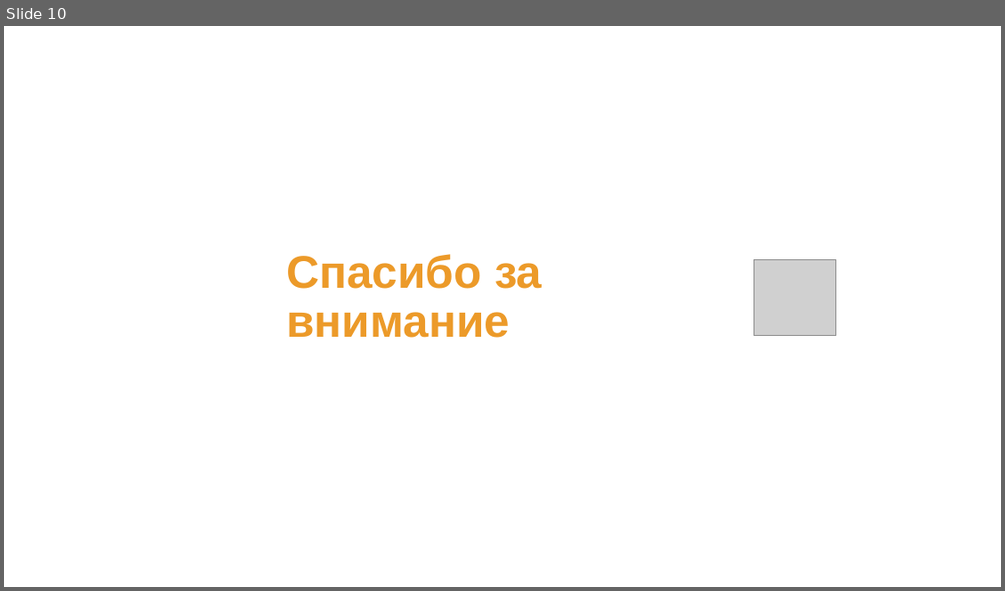
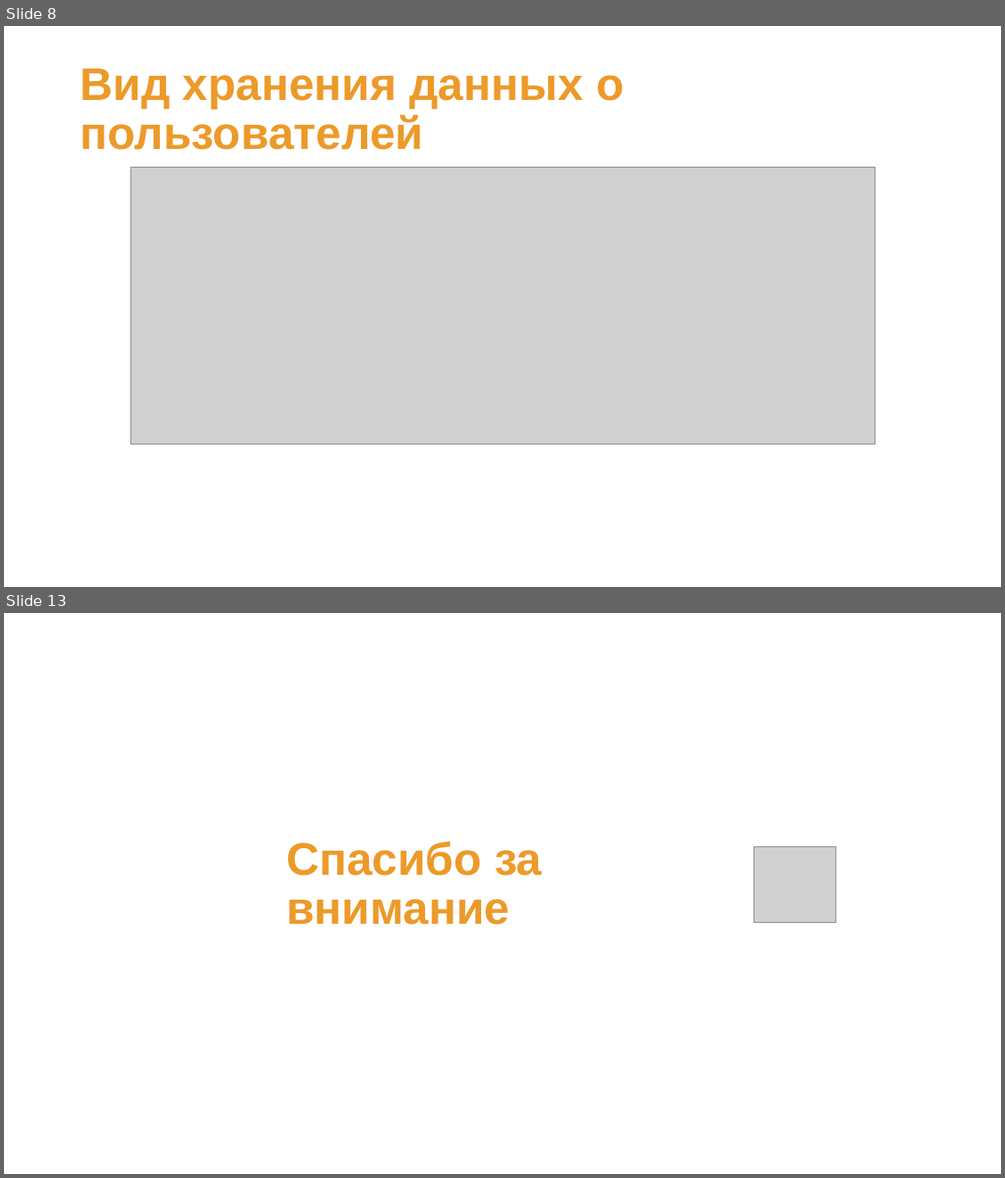
Before and after one commit to Nak1i1/Naki, a slide deck: Мессенджер Naki.pptx. Shown one above the other, each under a label of ours: slide 10 before the commit, slides 8 and 13 after it; the slides between them are not shown. The pictures are 1005x591 and 1005x1178 pixels, drawn with LibreOffice and Linux fonts; fonts in the diff are those of the drawing; grey boxes stand for pictures. Boxes give left, top, right and bottom in pixels: in the first picture for what was removed or moved away, otherwise in the second. Text is boxed around its words. In the diff, an @@ line names an element or a change of style, - is before the commit and + after.

```diff
--- a/Мессенджер Naki.pptx
+++ b/Мессенджер Naki.pptx
@@ slide 8 added at [4, 26, 1001, 587], background #FFFFFF @@
@@ title added at [80, 68, 623, 150], 44 pt, text #EC9A29, bold @@
+Вид хранения данных о пользователей
@@ picture added at [130, 168, 874, 444] @@
@@ what was slide 10 is now slide 13 @@
```
Also in this commit, not shown: 7 slides changed, 4 other slides added, 2 slides removed, 3 other files.
